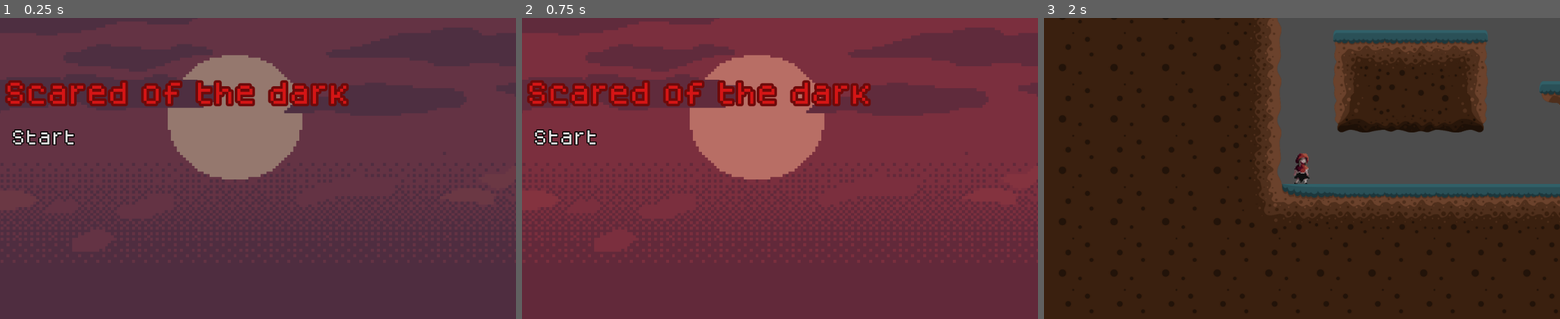
Above: before the commit, frames 1-3 (left to right).
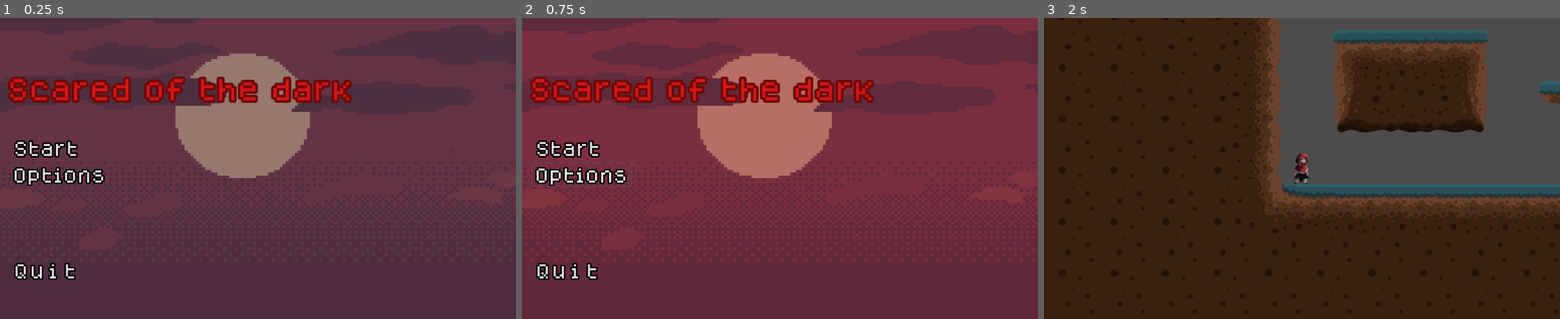
Above: after the commit, the same moments.

Repository: beldonholt/YourMum
Game: Godot game, scene res://StartMenu.tscn
Two runs of this game, one before a commit and one after it. Both use one fixed random seed, a clock stepped at 60 frames per second and the inputs below. The engine's default icon, where the game draws it, is replaced by a stand-in: a white triangle on a blue panel in a dark square.
Inputs (mouse positions are in pixels of both pictures, inside the frame that each line leads up to):
- Up to frame 1 (0.25 s): no input
- Up to frame 2 (0.75 s): click (583, 174) at 0.5 s, where only the run after the commit has a clickable "Options"
- Up to frame 3 (2 s): click "Start" at 1.25 s

The runs differ from the first frame. In frame 1, 6.9% of the frame differs, in the area x 0-100%, y 11-87%; in frame 2, 16%, in the area x 0-100%, y 0-87%; in frame 3, nothing differs.

Commit message:
Updated text scenes
Added a qiut and options button to the title scene and update the death scen to match the other fonts

Diff:
--- /dev/null
+++ b/Lvl 3 Main progect/Levels/Ded/Dead.gd
@@ -0,0 +1,5 @@
+extends Node2D
+
+func _physics_process(_delta):
+	if Input.is_action_pressed("ui_accept"):
+		$Button.loadscene()
--- a/Lvl 3 Main progect/Levels/Ded/Dead.tscn
+++ b/Lvl 3 Main progect/Levels/Ded/Dead.tscn
@@ -1,8 +1,16 @@
-[gd_scene load_steps=2 format=2]
+[gd_scene load_steps=5 format=2]
 
 [ext_resource path="res://Levels/Ded/Button.gd" type="Script" id=1]
+[ext_resource path="res://Levels/Ded/Dead.gd" type="Script" id=2]
+[ext_resource path="res://Assets/dogica/OTF/dogica.otf" type="DynamicFontData" id=3]
+
+[sub_resource type="DynamicFont" id=1]
+outline_size = 1
+outline_color = Color( 0.537255, 0.0705882, 0.0705882, 1 )
+font_data = ExtResource( 3 )
 
 [node name="Node2D" type="Node2D"]
+script = ExtResource( 2 )
 
 [node name="ColorRect" type="ColorRect" parent="."]
 margin_left = -57.6877
@@ -20,7 +28,11 @@
 margin_right = 34.6363
 margin_bottom = 19.5866
 rect_scale = Vector2( 3, 3 )
-text = "YOUR LIGHT FADES AWAY
+custom_fonts/font = SubResource( 1 )
+text = "It's catching up
+
+go faster
+
 
 Click to Retry"
 align = 1
@@ -32,9 +44,9 @@
 
 [node name="Button" type="Button" parent="."]
 margin_left = 1.41425
-margin_top = 2.8284
+margin_top = -2.51096
 margin_right = 1024.41
-margin_bottom = 604.828
+margin_bottom = 599.489
 flat = true
 script = ExtResource( 1 )
 __meta__ = {
--- a/Lvl 3 Main progect/StartMenu.gd
+++ b/Lvl 3 Main progect/StartMenu.gd
@@ -3,6 +3,7 @@
 func _physics_process(_delta):
 	if Input.is_action_pressed("ui_accept"):
 		get_tree().change_scene("res://Levels/MainLevels/LevelOne.tscn")
+
 
 func _ready():
 	$AnimationPlayer.play("TitleText")
@@ -10,5 +11,9 @@
 
 
 
-func _on_Button_pressed():
+func _on_Start_pressed():
 	get_tree().change_scene("res://Levels/MainLevels/LevelOne.tscn")
+
+
+func _on_Quit_pressed():
+	get_tree().quit()
--- a/Lvl 3 Main progect/StartMenu.tscn
+++ b/Lvl 3 Main progect/StartMenu.tscn
@@ -1,8 +1,9 @@
-[gd_scene load_steps=9 format=2]
+[gd_scene load_steps=12 format=2]
 
 [ext_resource path="res://Assets/Background/parallax-mountain-bg.png" type="Texture" id=1]
 [ext_resource path="res://StartMenu.gd" type="Script" id=2]
 [ext_resource path="res://Assets/dogica/OTF/dogicapixel.otf" type="DynamicFontData" id=3]
+[ext_resource path="res://Assets/dogica/OTF/dogica.otf" type="DynamicFontData" id=4]
 
 [sub_resource type="DynamicFontData" id=1]
 hinting = 0
@@ -60,9 +61,21 @@
 
 [sub_resource type="DynamicFont" id=5]
 size = 32
-outline_size = 2
+outline_size = 3
 outline_color = Color( 0, 0, 0, 1 )
 font_data = ExtResource( 3 )
+
+[sub_resource type="DynamicFont" id=6]
+size = 32
+outline_size = 3
+outline_color = Color( 0, 0, 0, 1 )
+font_data = ExtResource( 3 )
+
+[sub_resource type="DynamicFont" id=7]
+size = 32
+outline_size = 3
+outline_color = Color( 0, 0, 0, 1 )
+font_data = ExtResource( 4 )
 
 [node name="StartMenu" type="Node"]
 script = ExtResource( 2 )
@@ -71,15 +84,15 @@
 modulate = Color( 0.517647, 0.509804, 0.509804, 1 )
 show_behind_parent = true
 light_mask = 3
-position = Vector2( 469.498, 421.648 )
+position = Vector2( 484.33, 418.47 )
 scale = Vector2( 5.93027, 5.52233 )
 texture = ExtResource( 1 )
 
 [node name="Label" type="Label" parent="."]
-margin_left = 9.34571
-margin_top = 129.355
-margin_right = 1035.34
-margin_bottom = 306.355
+margin_left = 15.0
+margin_top = 122.0
+margin_right = 1041.0
+margin_bottom = 193.0
 custom_fonts/font = SubResource( 2 )
 custom_colors/font_color = Color( 0.835294, 0.0862745, 0.0862745, 1 )
 text = "Scared of the dark"
@@ -91,11 +104,11 @@
 anims/BackGroundFade = SubResource( 3 )
 anims/TitleText = SubResource( 4 )
 
-[node name="Button" type="Button" parent="."]
-margin_left = 16.0
-margin_top = 207.0
-margin_right = 93.0
-margin_bottom = 265.0
+[node name="Start" type="Button" parent="."]
+margin_left = 21.0486
+margin_top = 232.535
+margin_right = 169.049
+margin_bottom = 285.535
 custom_fonts/font = SubResource( 5 )
 custom_colors/font_color_disabled = Color( 0.584314, 0.145098, 0.145098, 1 )
 custom_colors/font_color_pressed = Color( 0, 0, 0, 1 )
@@ -107,4 +120,31 @@
 "_edit_use_anchors_": false
 }
 
-[connection signal="pressed" from="Button" to="." method="_on_Button_pressed"]
+[node name="Options" type="Button" parent="."]
+margin_left = 19.4576
+margin_top = 288.216
+margin_right = 219.458
+margin_bottom = 336.216
+custom_fonts/font = SubResource( 6 )
+custom_colors/font_color_disabled = Color( 1, 1, 1, 1 )
+text = "Options"
+flat = true
+align = 0
+__meta__ = {
+"_edit_use_anchors_": false
+}
+
+[node name="Quit" type="Button" parent="."]
+margin_left = 1.62152
+margin_top = 480.849
+margin_right = 179.622
+margin_bottom = 525.849
+custom_fonts/font = SubResource( 7 )
+text = "Quit"
+flat = true
+__meta__ = {
+"_edit_use_anchors_": false
+}
+
+[connection signal="pressed" from="Start" to="." method="_on_Start_pressed"]
+[connection signal="pressed" from="Quit" to="." method="_on_Quit_pressed"]
